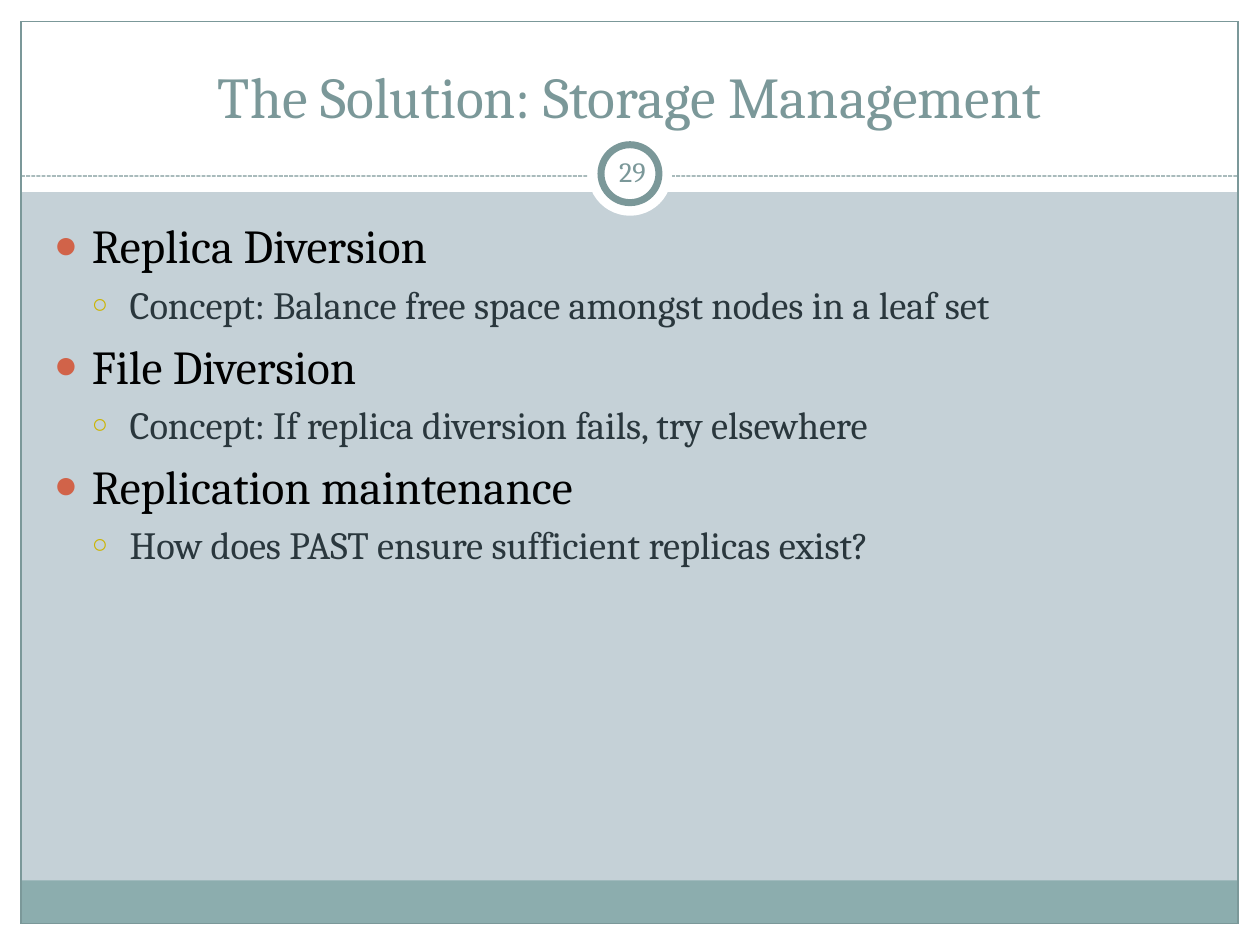
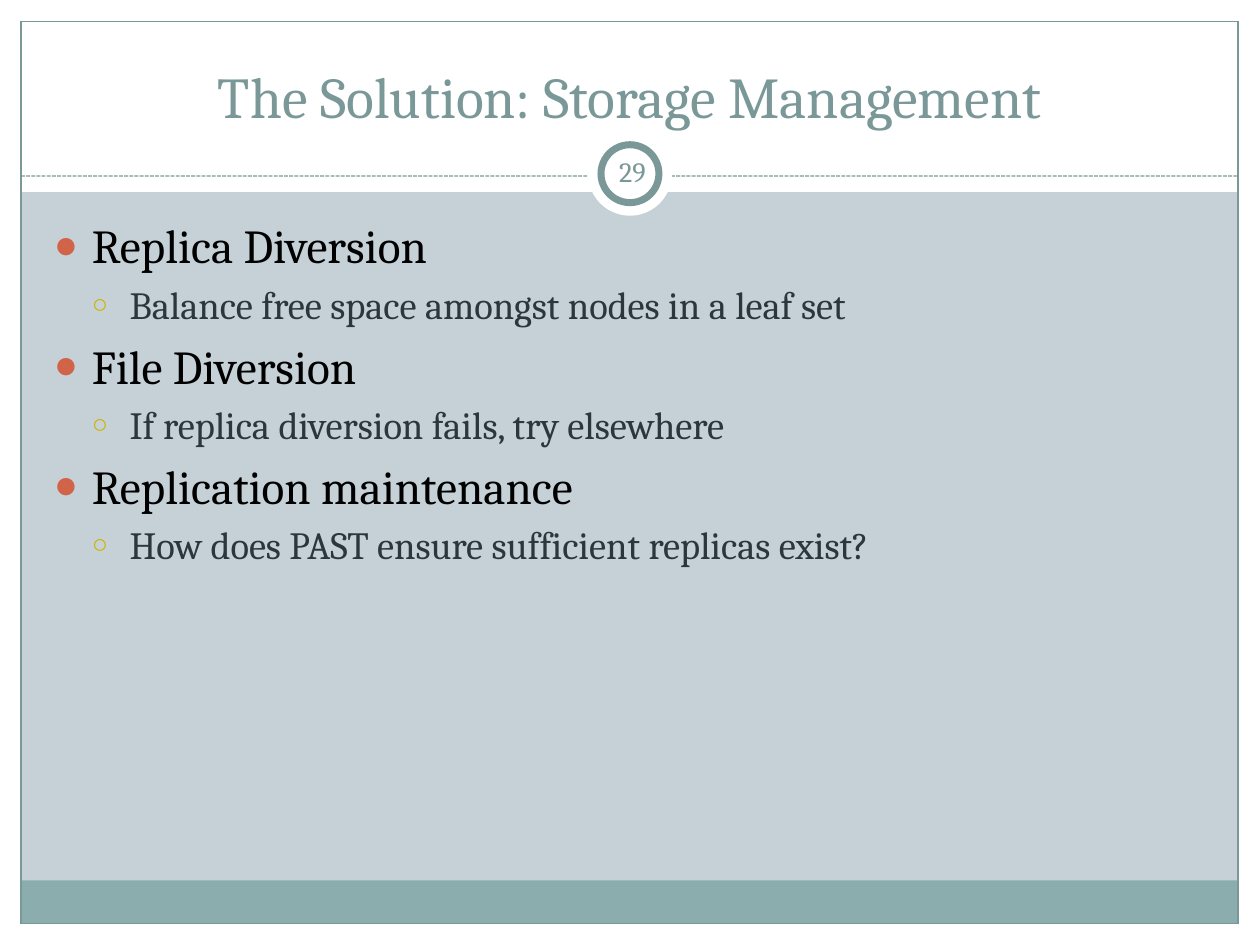
Before and after one commit to cs525-koala/documents, a slide deck: slide 29 of p2p/P2P Apps.pptx. Drawn at 1260x945 pixels with LibreOffice and Linux fonts; fonts in the diff are those of the drawing. Boxes give left, top, right and bottom in pixels: in the first picture for what was removed or moved away, otherwise in the second. Text is boxed around its words. In the diff, an @@ line names an element or a change of style, - is before the commit and + after.

```diff
--- a/p2p/P2P Apps.pptx
+++ b/p2p/P2P Apps.pptx
@@ text at [130,292,845,328]: text changed @@
-  ○ Concept: Balance free space amongst nodes in a leaf set
+  ○ Balance free space amongst nodes in a leaf set
@@ text at [130,412,724,448]: text changed @@
-  ○ Concept: If replica diversion fails, try elsewhere
+  ○ If replica diversion fails, try elsewhere
```
Also in this commit, not shown: 15 other slides changed.
